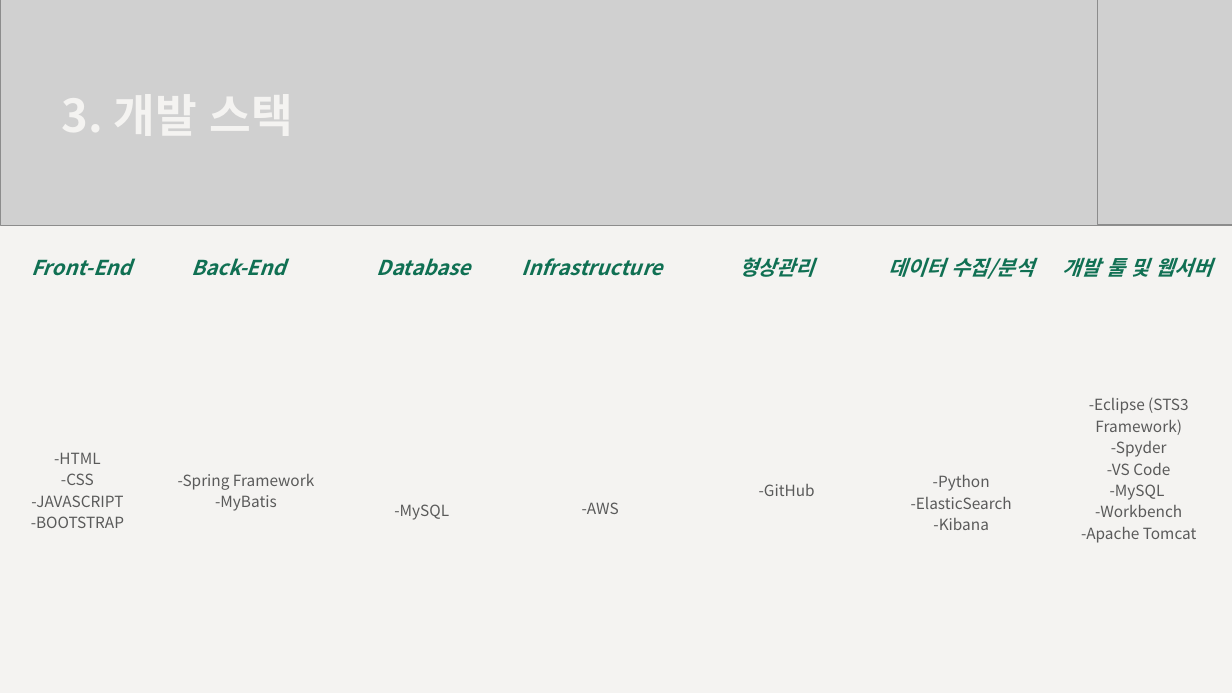
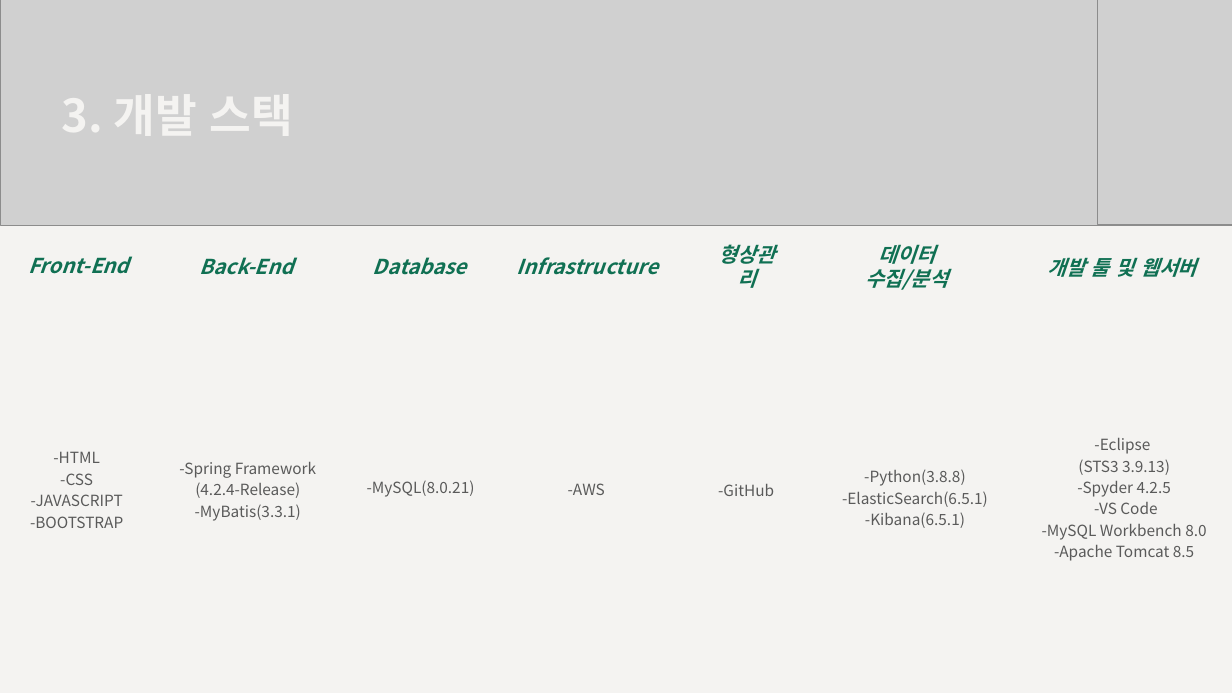
Before and after one commit to SanghyeonLee97/202408_MainProject, a slide deck: slide 6 of 제안서/프로젝트 제안서 (240826 수정).pptx. Drawn at 1232x693 pixels with LibreOffice and Linux fonts; fonts in the diff are those of the drawing; grey boxes stand for pictures; background and template pictures are left out. Boxes give left, top, right and bottom in pixels: in the first picture for what was removed or moved away, otherwise in the second. Text is boxed around its words. In the diff, an @@ line names an element or a change of style, - is before the commit and + after.

```diff
--- a/제안서/프로젝트 제안서 (240826 수정).pptx
+++ b/제안서/프로젝트 제안서 (240826 수정).pptx
@@ text "Back-End": place and size @@
-text "Back-End" at <box>192,258,286,276</box>
+text "Back-End" at <box>199,257,293,275</box>
@@ text "Database": place and size @@
-text "Database" at <box>377,258,471,276</box>
+text "Database" at <box>373,257,467,275</box>
@@ text "Infrastructure": place and size @@
-text "Infrastructure" at <box>521,258,662,276</box>
+text "Infrastructure" at <box>517,257,658,275</box>
@@ text "형상관리" rewrapped from <box>739,257,815,277</box> to <box>719,244,776,288</box> @@
@@ text "데이터 수집/분석" rewrapped from <box>889,257,1035,279</box> to <box>865,244,949,290</box> @@
@@ text "개발 툴 및 웹서버": place and size @@
-text "개발 툴 및 웹서버" at <box>1063,257,1213,277</box>
+text "개발 툴 및 웹서버" at <box>1047,257,1197,277</box>
@@ text "-Eclipse": place and size @@
-text "-Eclipse" at <box>1081,398,1197,543</box>
+text "-Eclipse" at <box>1042,438,1206,561</box>
@@ text at <box>1077,438,1171,497</box>: text changed @@
--Eclipse (STS3 Framework)
--Spyder
+-Eclipse
+(STS3 3.9.13)
+-Spyder 4.2.5
@@ text at <box>179,462,316,521</box>: text changed @@
--Spring Framework
--MyBatis
+-Spring Framework
+(4.2.4-Release)
+-MyBatis(3.3.1)
@@ text "-AWS": place and size @@
-text "-AWS" at <box>582,502,619,514</box>
+text "-AWS" at <box>568,483,605,495</box>
@@ text "-GitHub": place and size @@
-text "-GitHub" at <box>759,484,815,496</box>
+text "-GitHub" at <box>718,484,774,496</box>
@@ text at <box>842,469,988,528</box>: text changed @@
--Python
--ElasticSearch
--Kibana
+-Python(3.8.8)
+-ElasticSearch(6.5.1)
+-Kibana(6.5.1)
@@ text at <box>367,480,475,497</box>: text changed @@
--MySQL
+-MySQL(8.0.21)
@@ text at <box>1042,524,1206,561</box>: text changed @@
--MySQL
--Workbench
--Apache Tomcat
+-MySQL Workbench 8.0
+-Apache Tomcat 8.5
```
Also in this commit, not shown: 4 other slides changed.
